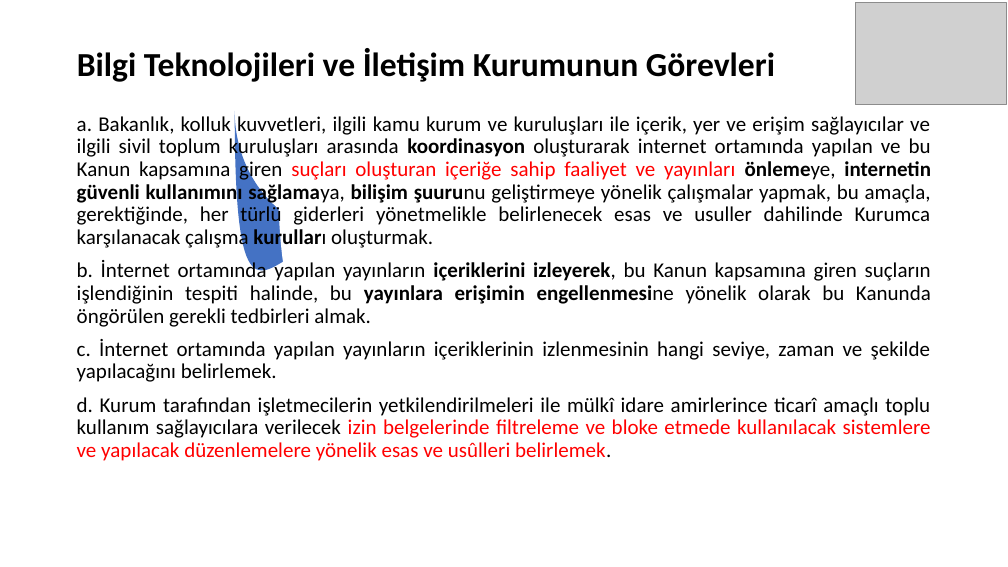
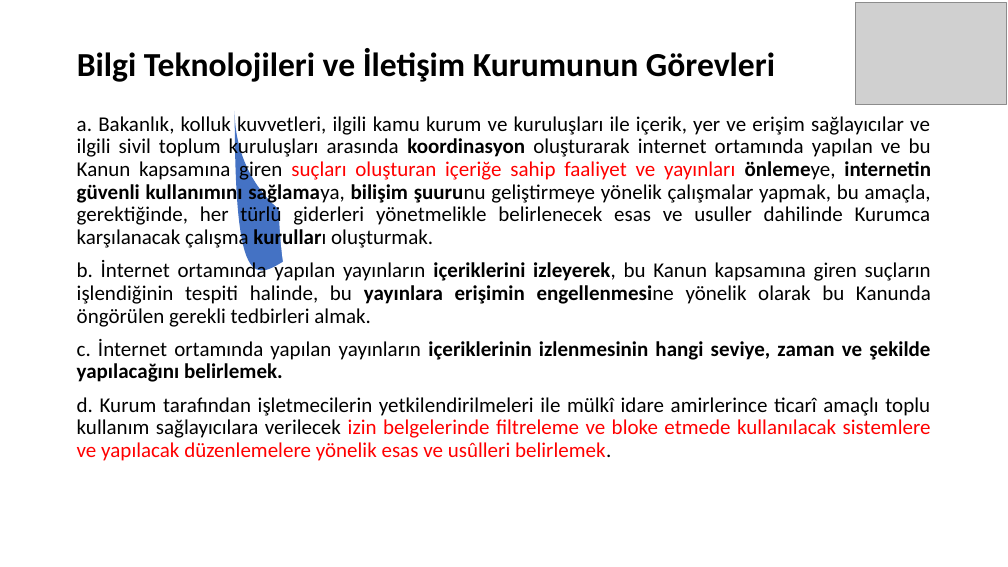
Before and after one commit to SevdanurGENC/IT-Law-Lecture-Notes, a slide deck: slide 7 of Bilisim-Hukuku/05. Bolum - BilisimHukuku.ppt. Drawn at 1008x567 pixels with LibreOffice and Linux fonts; fonts in the diff are those of the drawing; grey boxes stand for pictures. Boxes give left, top, right and bottom in pixels: in the first picture for what was removed or moved away, otherwise in the second. Text is boxed around its words. In the diff, an @@ line names an element or a change of style, - is before the commit and + after.

```diff
--- a/Bilisim-Hukuku/05. Bolum - BilisimHukuku.ppt
+++ b/Bilisim-Hukuku/05. Bolum - BilisimHukuku.ppt
@@ text at bbox=[77, 339, 930, 382]: bold on in "içeriklerinin izlenmesinin hangi seviye, zaman ve şekilde ..." @@
```
Also in this commit, not shown: 10 other slides changed.
